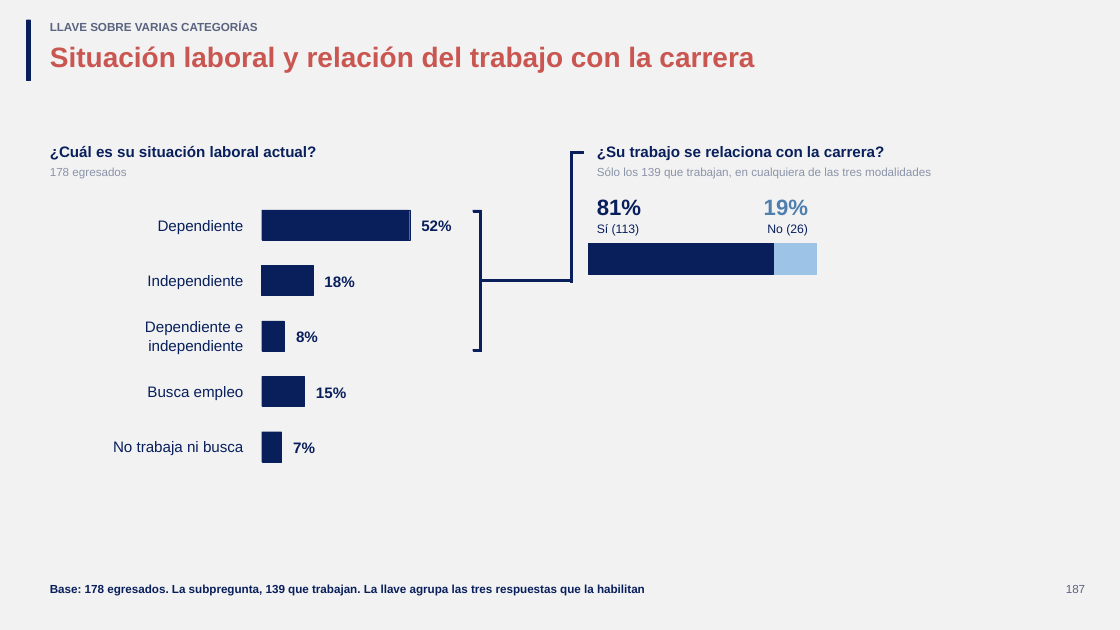
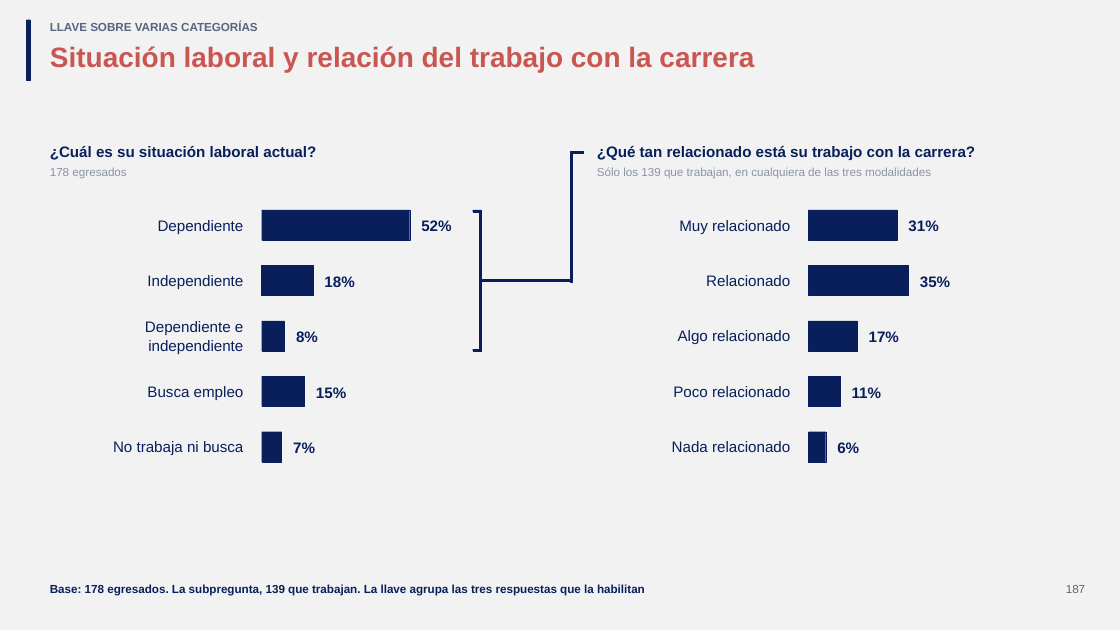
Before and after one commit to GonzaloAlmendariz/prosecnur-app, a slide deck: slide 187 of docs/qa/motor-ppt-2026-10-06/4-recetario/recetario-moderna.pptx. Drawn at 1120x630 pixels with LibreOffice and Linux fonts; fonts in the diff are those of the drawing; background and template pictures are left out. Boxes give left, top, right and bottom in pixels: in the first picture for what was removed or moved away, otherwise in the second. Text is boxed around its words. In the diff, an @@ line names an element or a change of style, - is before the commit and + after.

```diff
--- a/docs/qa/motor-ppt-2026-10-06/4-recetario/recetario-moderna.pptx
+++ b/docs/qa/motor-ppt-2026-10-06/4-recetario/recetario-moderna.pptx
@@ text at [597, 146, 976, 160]: text changed @@
-¿Su trabajo se relaciona con la carrera?
+¿Qué tan relacionado está su trabajo con la carrera?
@@ text removed at [764, 199, 808, 215] @@
-19%
@@ text removed at [597, 224, 640, 236] @@
-Sí (113)
@@ text at [679, 220, 790, 234]: text changed; size 19 to 13 pt; bold off @@
-81%
+Muy relacionado
@@ rectangle added at [809, 210, 897, 240], fill #081F5C, outline #081F5C 0.25 pt @@
@@ text added at [908, 220, 938, 231], 13 pt, text #081F5C, bold @@
+31%
@@ rectangle removed at [589, 244, 774, 274] @@
@@ rectangle: place and size @@
-rectangle at [773, 244, 817, 274]
+rectangle at [809, 266, 909, 296]
@@ rectangle at [809, 266, 909, 296]: fill #9DC3E6 to #081F5C; outline #9DC3E6 0.25 pt to #081F5C 0.25 pt @@
@@ text at [706, 275, 790, 286]: text changed; size 10.5 to 13 pt @@
-No (26)
+Relacionado
@@ text added at [920, 276, 950, 287], 13 pt, text #081F5C, bold @@
+35%
@@ rectangle added at [809, 321, 858, 351], fill #081F5C, outline #081F5C 0.25 pt @@
@@ text added at [678, 330, 790, 344], 13 pt, text #081F5C @@
+Algo relacionado
@@ text added at [869, 331, 899, 342], 13 pt, text #081F5C, bold @@
+17%
@@ text added at [673, 386, 790, 397], 13 pt, text #081F5C @@
+Poco relacionado
@@ rectangle added at [809, 376, 840, 407], fill #081F5C, outline #081F5C 0.25 pt @@
@@ text added at [852, 387, 881, 398], 13 pt, text #081F5C, bold @@
+11%
@@ text added at [672, 441, 790, 452], 13 pt, text #081F5C @@
+Nada relacionado
@@ rectangle added at [809, 432, 826, 462], fill #081F5C, outline #081F5C 0.25 pt @@
@@ text added at [837, 442, 859, 453], 13 pt, text #081F5C, bold @@
+6%
```
Also in this commit, not shown: 1 other slide changed, 6 other files.
